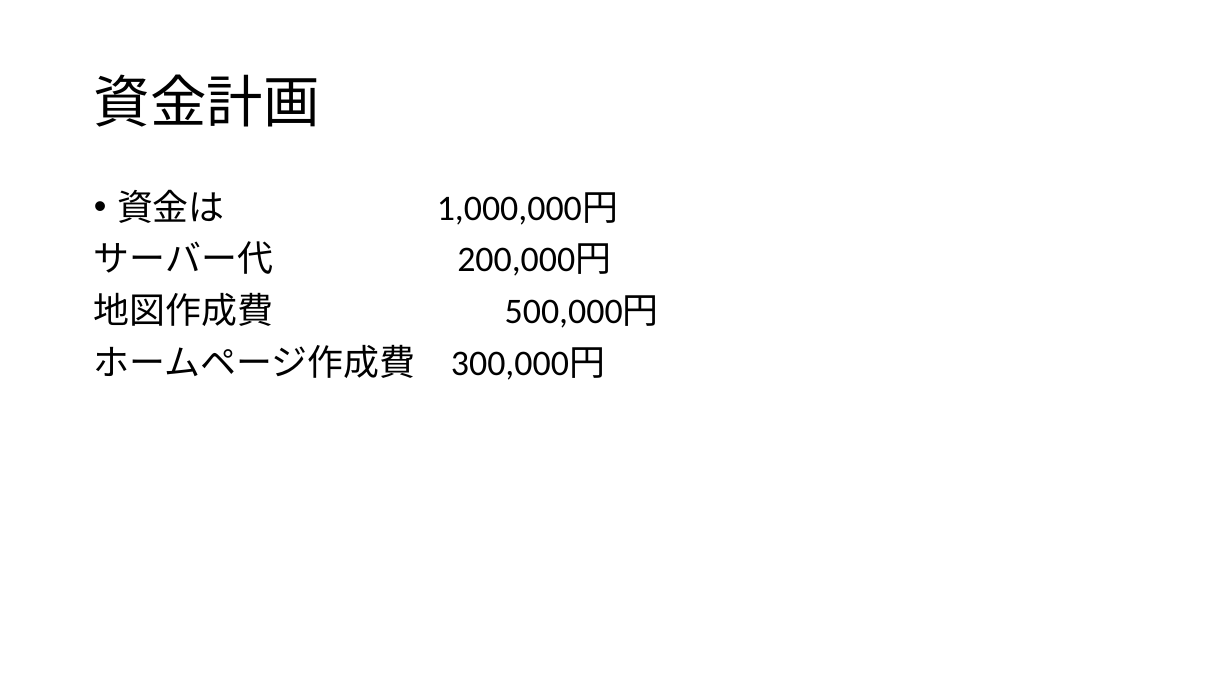
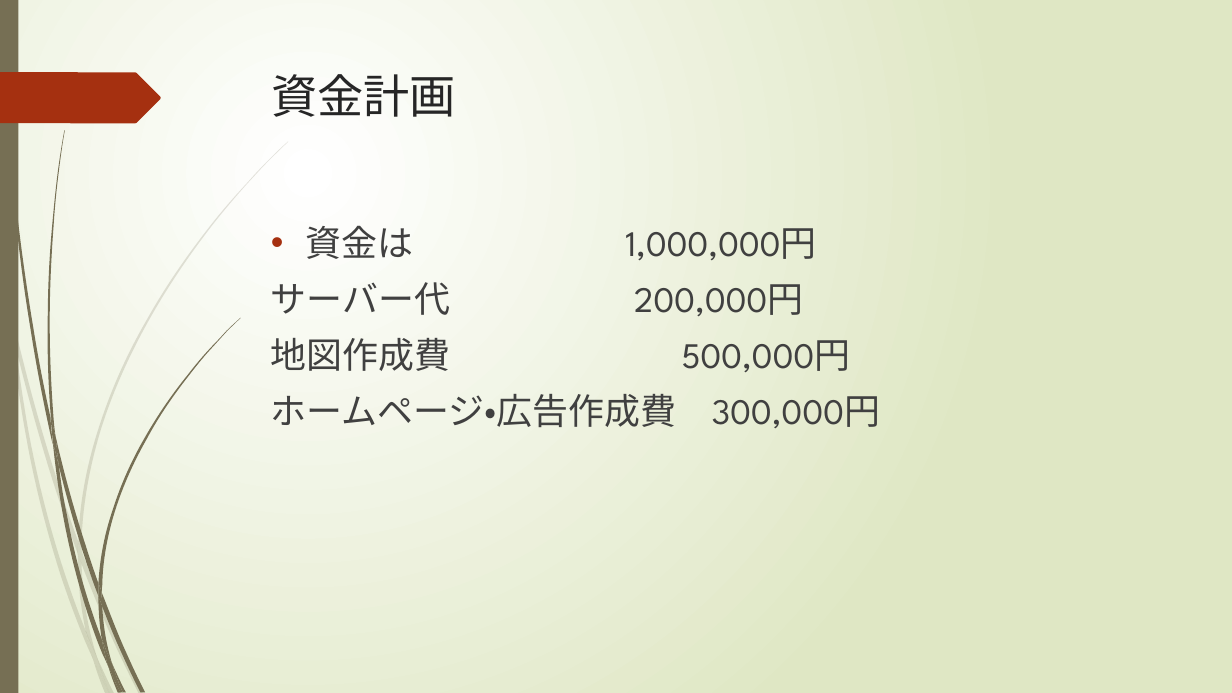
Before and after one commit to katuyou215/it2-class01-idehara, a slide deck: slide 4 of final-katuyou215/観光.pptx. Drawn at 1232x693 pixels with LibreOffice and Linux fonts; fonts in the diff are those of the drawing. Boxes give left, top, right and bottom in pixels: in the first picture for what was removed or moved away, otherwise in the second. Text is boxed around its words. In the diff, an @@ line names an element or a change of style, - is before the commit and + after.

```diff
--- a/final-katuyou215/観光.pptx
+++ b/final-katuyou215/観光.pptx
@@ background #FFFFFF to gradient #FFFFFF to #DFE8C4 @@
@@ rectangle added at (0,0,18,693), fill #766F54 @@
@@ freeform shape added at (0,72,161,123), fill #A53010 @@
@@ title "資金計画": place and size @@
-title "資金計画" at (94,74,320,127)
+title "資金計画" at (271,74,456,117)
@@ title "資金計画" at (271,74,456,117): size 44 to 36 pt, font Calibri to League Spartan, text colour #000000 to #262626; line spacing 0.9 to 1; vertical alignment middle to top @@
@@ text "資金は 1,000,000円": place and size @@
-text "資金は 1,000,000円" at (94,189,659,380)
+text "資金は 1,000,000円" at (271,225,880,428)
@@ text at (271,225,851,372): font Calibri to League Spartan, text colour #000000 to #404040 in "資金は 1,000,000円", "サーバー代 200,000円", "地図作成費 500,000円"; indent changed; line spacing 0.9 to 1 @@
@@ text at (271,394,880,428): text changed; font Calibri to League Spartan; text colour #000000 to #404040 @@
-ホームページ作成費 300,000円
+ホームページ・広告作成費 300,000円
@@ group added at (0,141,288,693): 10 freeform shapes @@
@@ group added at (3,0,240,693): 12 freeform shapes @@
```
Also in this commit, not shown: 4 other slides changed.
